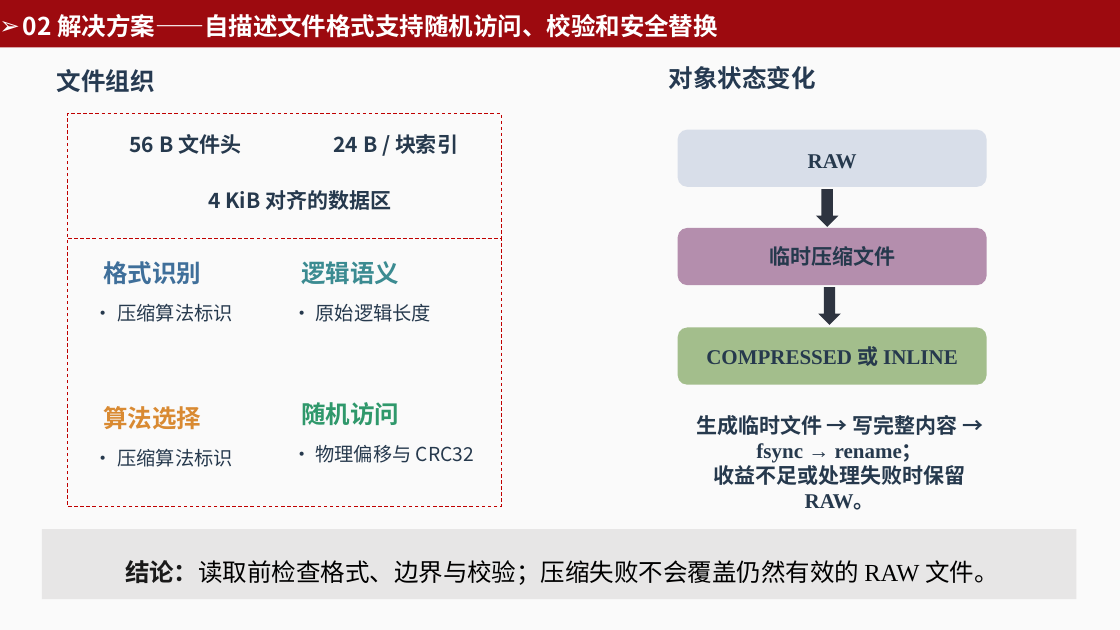
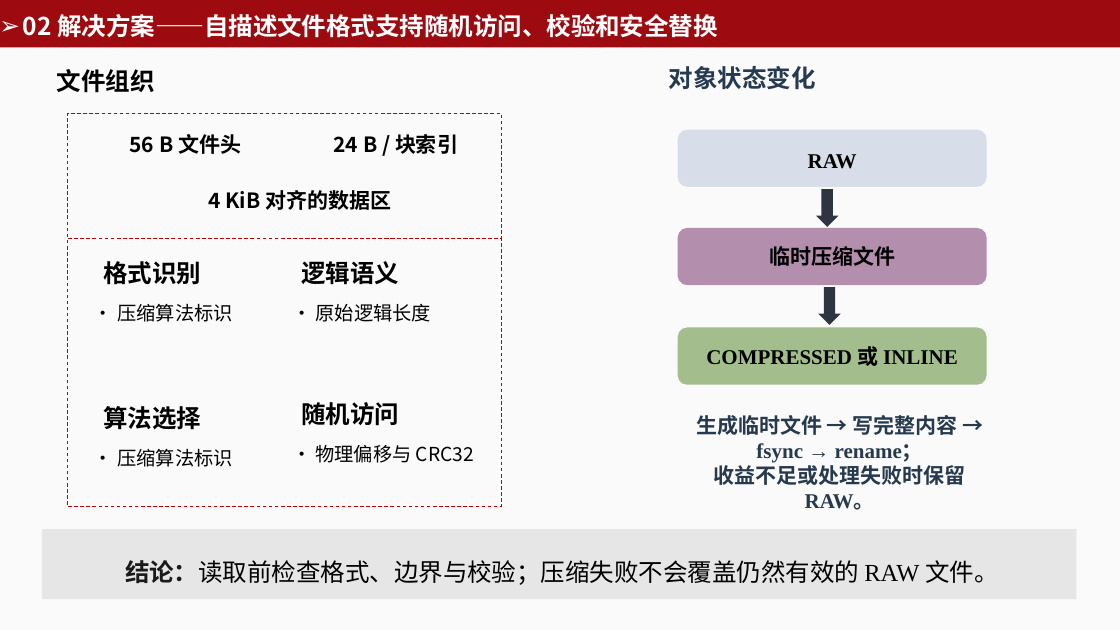
Before and after one commit to zhujiale520/GPUC, a slide deck: slide 10 of ppt/GPUC 项目答辩 — 基于 GPU 的透明存储压缩卸载系统.pptx. Drawn at 1120x630 pixels with LibreOffice and Linux fonts; fonts in the diff are those of the drawing. Boxes give left, top, right and bottom in pixels: in the first picture for what was removed or moved away, otherwise in the second. Text is boxed around its words. In the diff, an @@ line names an element or a change of style, - is before the commit and + after.

```diff
--- a/ppt/GPUC 项目答辩 — 基于 GPU 的透明存储压缩卸载系统.pptx
+++ b/ppt/GPUC 项目答辩 — 基于 GPU 的透明存储压缩卸载系统.pptx
@@ text "文件组织" at (x1=57, y1=69, x2=155, y2=93): text colour #263A51 to #000000 @@
@@ text colour #26394D to #000000 in 10 elements at (x1=808, y1=154, x2=857, y2=169), (x1=769, y1=246, x2=895, y2=266), (x1=706, y1=346, x2=958, y2=366), (x1=333, y1=134, x2=458, y2=154), (x1=208, y1=190, x2=391, y2=210), (x1=316, y1=304, x2=431, y2=322), (x1=316, y1=445, x2=474, y2=463), (x1=117, y1=449, x2=232, y2=467), (x1=117, y1=304, x2=232, y2=322), (x1=130, y1=134, x2=241, y2=154) @@
@@ text "格式识别" at (x1=103, y1=261, x2=201, y2=285): text colour #3F6F9A to #000000 @@
@@ text "逻辑语义" at (x1=301, y1=261, x2=399, y2=285): text colour #3B8B91 to #000000 @@
@@ text "随机访问" at (x1=301, y1=402, x2=399, y2=426): text colour #2F986B to #000000 @@
@@ text "算法选择" at (x1=103, y1=406, x2=201, y2=430): text colour #D98A32 to #000000 @@
```
Also in this commit, not shown: 17 other slides changed, 2 other files.
